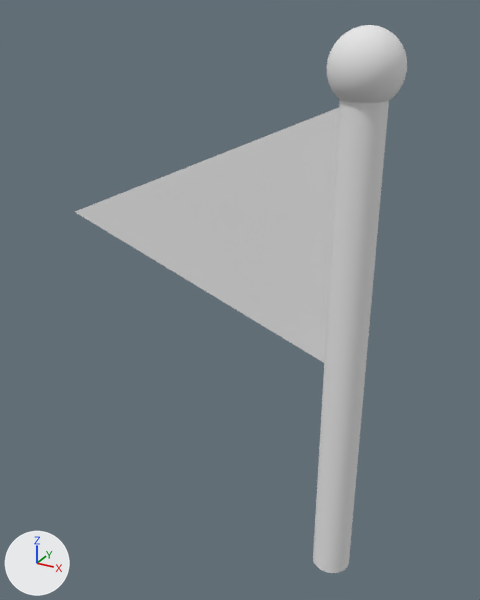
The OBJ model DirectXGame/Resources/goal/goal.obj: old version first, new version second.
One viewpoint serves both versions: a 50 mm camera at (2.1, -3.27, 2.16) aimed at (0.25, 0.1, 0.48). Every picture has the same lights, and +X, +Y and +Z are marked at lower left. The first picture is the older version. Where no turn or scale is listed for an object, it has been applied to the vertices.

The first picture shows '円柱'.
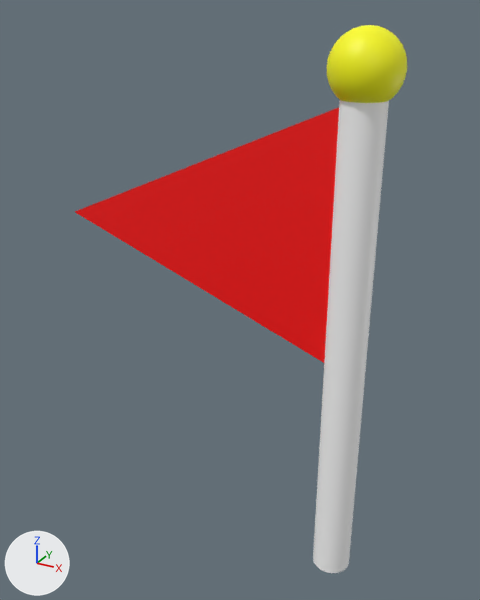
The newer file is also turned or shifted as a whole; pictures and numbers use the older file's frame.

What differs and where, as boxes [x1, y1, x2, y2] in the pictures (480 x 600 px):
'円柱', recoloured: [75, 25, 407, 573] in both

The change in detail:
Picture 'goal.png' (img_goal_png) is new.
Material 'マテリアル.002' (mat_マテリアル_002) is new.
Its texture is img_goal_png.
me_円柱 has 549 vertices, 1085 faces and spans x -0.97..1.19, y -0.19..0.19, z -1.22..2.09.
me_円柱 no longer uses material mat_マテリアル (white #e7e7e7).
me_円柱 gains material mat_マテリアル_002 (picture img_goal_png).
